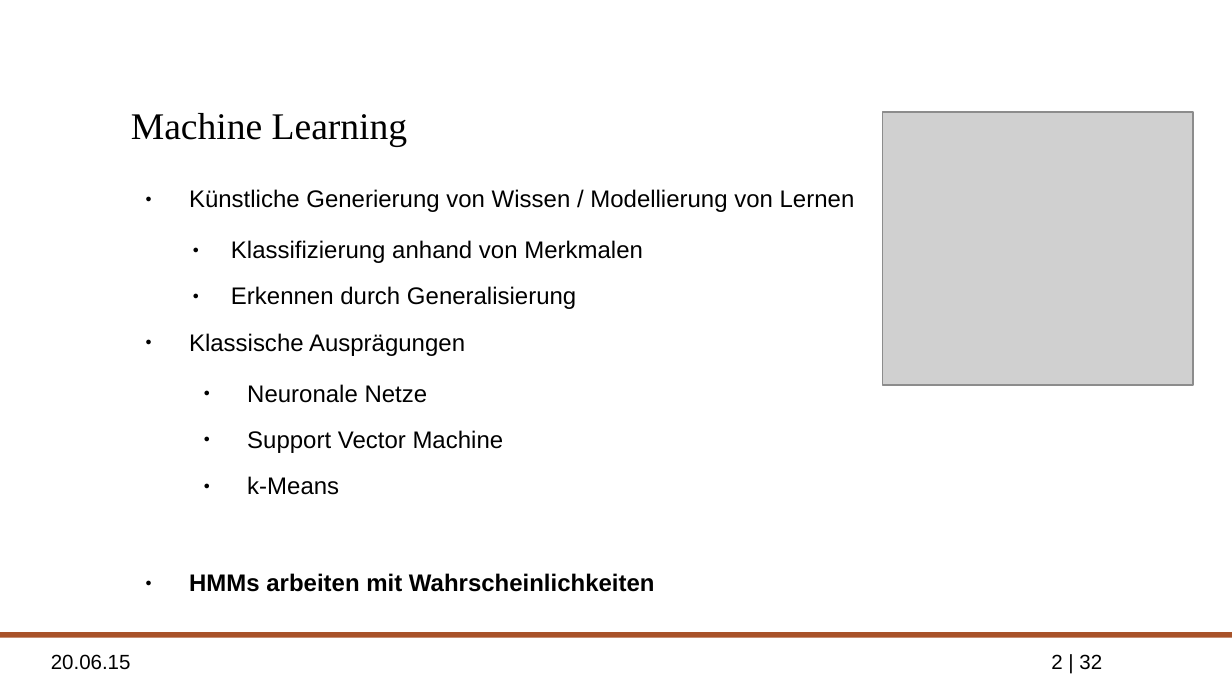
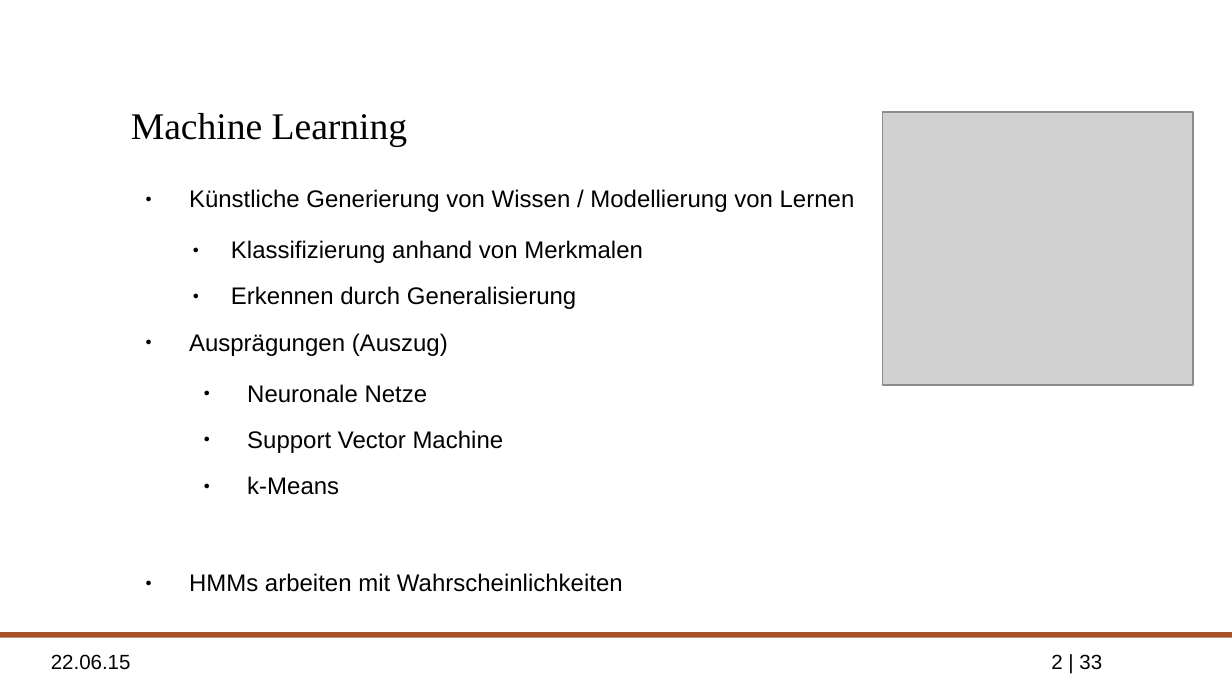
Before and after one commit to ppasler/Formale-Methoden-HMM, a slide deck: slide 2 of presentation/formale_methoden_hmm_pasler_presentation.odp. Drawn at 1232x693 pixels with LibreOffice and Linux fonts; fonts in the diff are those of the drawing; grey boxes stand for pictures; background and template pictures are left out. Boxes give left, top, right and bottom in pixels: in the first picture for what was removed or moved away, otherwise in the second. Text is boxed around its words. In the diff, an @@ line names an element or a change of style, - is before the commit and + after.

```diff
--- a/presentation/formale_methoden_hmm_pasler_presentation.odp
+++ b/presentation/formale_methoden_hmm_pasler_presentation.odp
@@ text at [189,333,448,356]: text changed @@
-● Klassische Ausprägungen
+● Ausprägungen (Auszug)
@@ text at [189,573,623,592]: bold off in "HMMs arbeiten mit Wahrscheinlichkeiten" @@
@@ text at [51,654,131,670]: text changed @@
-20.06.15
+22.06.15
@@ page number at [1051,654,1102,670]: text changed @@
-2 | 32
+2 | 33
```
Also in this commit, not shown: 30 other slides changed, 1 slide added, 1 other file.
